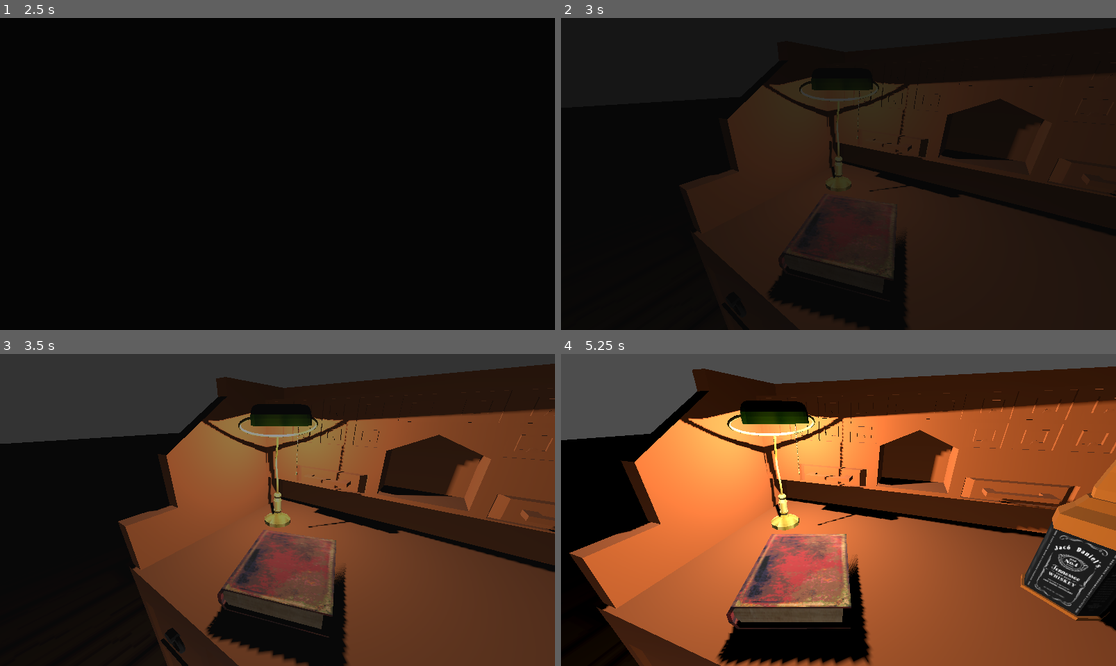
Above: before the commit, frames 1-4 (two rows, left to right).
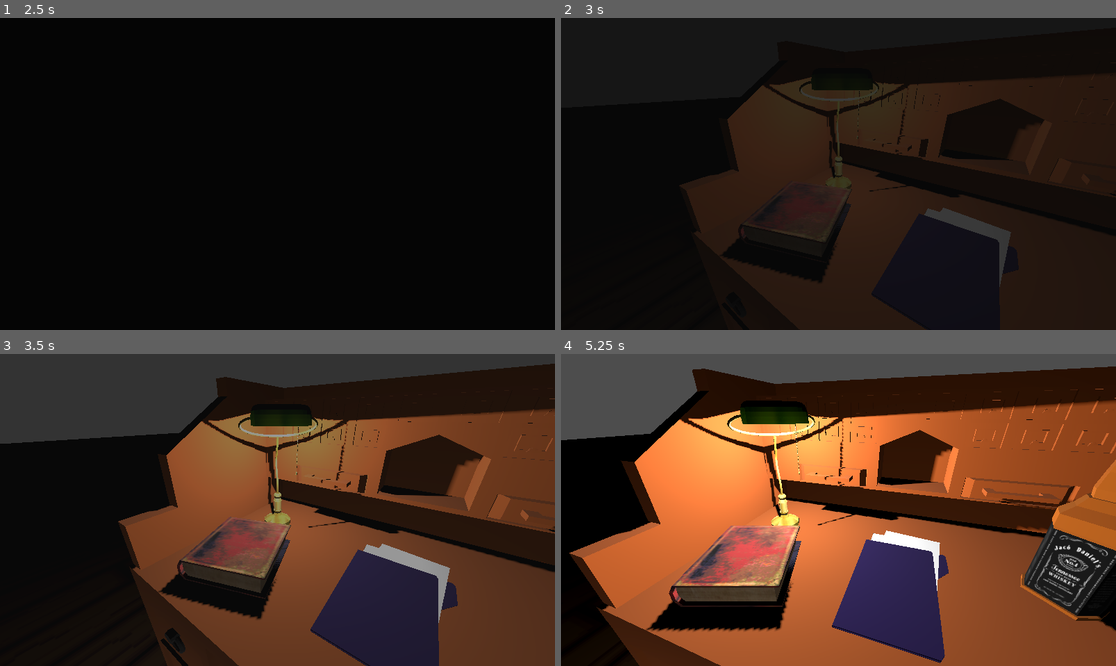
Above: after the commit, the same moments.

Repository: AqueleTaldoGabo/FelpoJam-Semtideiz
Game: Godot game, scene res://Source/main.tscn
Same seed, same stepped clock (60 frames per second), same inputs: the game is played once before the commit and once after it.
Inputs (mouse positions are in pixels of both pictures, inside the frame that each line leads up to):
- Up to frame 1 (2.5 s): click (199, 158) at 0.5 s; click (199, 158) at 1.25 s; move the mouse to (399, 158) at 2.02 s; hold D (anda_direita) from 2.03 s (still down); click (399, 158) at 2.17 s
- Up to frame 2 (3 s): tap Enter at 2.75 s; move the mouse to (810, 174) at 2.77 s; release D (anda_direita) at 2.78 s; hold W (anda_frente) from 2.78 s (still down)
- Up to frame 3 (3.5 s): keep holding W (anda_frente)
- Up to frame 4 (5.25 s): keep holding W (anda_frente); move the mouse to (849, 503) at 3.52 s; move the mouse to (832, 516) at 4.27 s; click (832, 516) at 4.42 s; tap Space at 5 s; move the mouse to (877, 513) at 5.02 s

Frame 1 is identical in both runs. In frame 2, 7.0% of the frame differs, in the area x 28-83%, y 53-100%; in frame 3, 14%; in frame 4, 18%, in the area x 15-84%, y 17-100%.

Commit message:
Limpeza de alguns assets

Diff:
--- a/Source/Levels/Cena1.tscn
+++ b/Source/Levels/Cena1.tscn
@@ -11,6 +11,7 @@
 [ext_resource type="Shader" uid="uid://bcfuj16arhi4e" path="res://Source/Global/dithering.gdshader" id="8_0v2f1"]
 [ext_resource type="Script" uid="uid://clr15poiu5ixs" path="res://Source/Levels/character_body_3d.gd" id="8_2vfmm"]
 [ext_resource type="PackedScene" uid="uid://n6bmmh055upq" path="res://Source/Assets/Modelos/livrofudidocomtextura.fbx" id="9_u2bv0"]
+[ext_resource type="PackedScene" uid="uid://dpnj4c5kr3pxq" path="res://Source/Assets/Modelos/Pasta.fbx" id="10_w4s5p"]
 
 [sub_resource type="BoxShape3D" id="BoxShape3D_ovw4t"]
 size = Vector3(60, 2, 60)
@@ -83,7 +84,7 @@
 transform = Transform3D(0.47939667, 0, -0.5100773, 0, 0.7, 0, 0.5100773, 0, 0.47939667, -4.6203923, 1.168, 3.7926147)
 
 [node name="livrofudidocomtextura" parent="." unique_id=581058762 instance=ExtResource("9_u2bv0")]
-transform = Transform3D(0.016449094, 0, -0.047216807, 0, 0.05, 0, 0.047216807, 0, 0.016449094, -4.3534203, 1.2152369, 4.750676)
+transform = Transform3D(0.016449094, 0, -0.047216807, 0, 0.05, 0, 0.047216807, 0, 0.016449094, -4.3534203, 1.2152369, 5.0013494)
 
 [node name="SpotLight3D" type="SpotLight3D" parent="." unique_id=198572222]
 transform = Transform3D(0.95281, 1.3269355e-08, -0.3035675, 0.3035675, -4.1648644e-08, 0.95281, 0, -1, -4.371139e-08, 0.76431274, 3.1603515, 4.3851957)
@@ -92,8 +93,12 @@
 
 [node name="OmniLight3D" type="OmniLight3D" parent="." unique_id=744765711]
 transform = Transform3D(1, 0, 0, 0, 1, 0, 0, 0, 1, -3.535515, 0.091707826, 4.3679953)
-light_energy = 0.365
+light_energy = 0.207
 light_indirect_energy = 16.0
+light_size = 1.0
+
+[node name="Pasta" parent="." unique_id=1852265413 instance=ExtResource("10_w4s5p")]
+transform = Transform3D(0.09999999, 7.450581e-09, -2.401066e-09, -2.6077032e-08, 0.1, -9.1677066e-10, 2.3428584e-09, 8.949428e-10, 0.10000002, -4.463678, 1.1508474, 4.405875)
 
 [node name="CharacterBody3D" type="CharacterBody3D" parent="." unique_id=1672742228]
 transform = Transform3D(0.0013885458, -0.3520868, 0.9359663, 0.0005223349, 0.9359674, 0.3520864, -0.999999, -2.9103853e-10, 0.0014835406, -3.8130138, 1.7855201, 4.384)
Binary file removed: Source/Assets/Modelos/Garrafa.fbx
Not shown, removed: Source/Assets/Modelos/Garrafa.fbx.import
Binary file removed: Source/Assets/Modelos/GarrafaFodajacó.fbx
Not shown, removed: Source/Assets/Modelos/GarrafaFodajacó.fbx.import
Binary file added: Source/Assets/Modelos/Pasta.fbx
Not shown, changed: Source/Assets/Modelos/Pasta.fbx.import
Binary file removed: Source/Assets/Modelos/portateste.fbx
Not shown, removed: Source/Assets/Modelos/portateste.fbx.import
Binary file removed: Source/Assets/Modelos/portateste2.fbx
Binary file removed: Source/Assets/Modelos/portateste2_0.png
Not shown, removed: Source/Assets/Modelos/portateste2_0.png.import
Binary file removed: Source/Assets/Modelos/portateste2_1.png
(and 3 more such lines)
